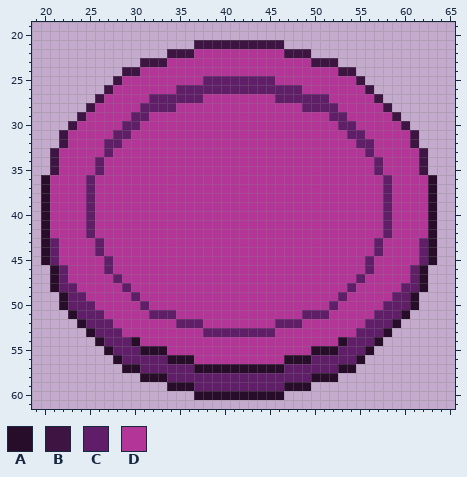
One commit to this sprite sheet: Images/start_item_4.png. Above: the version before the commit.
The file is 84x84 pixels. Shown: x 19..65, y 19..61.
Palette (. is transparent): A #280d2b  B #3d1442  C #5f1e67  D #b43598
Pixels before, first column x 20:
21 .................BBBBBBBBBB.................
22 ..............BBBDDDDDDDDDDBBB..............
23 ...........BBBDDDDDDDDDDDDDDDDBBB...........
24 .........BBDDDDDDDDDDDDDDDDDDDDDDBB.........
25 ........BDDDDDDDDDCCCCCCCCDDDDDDDDDB........
26 .......BDDDDDDDCCCCCCCCCCCCCCDDDDDDDB.......
27 ......BDDDDDCCCCCCDDDDDDDDCCCCCCDDDDDB......
28 .....BDDDDDCCCCDDDDDDDDDDDDDDCCCCDDDDDB.....
29 ....BDDDDDCCDDDDDDDDDDDDDDDDDDDDCCDDDDDB....
30 ...BDDDDDCCDDDDDDDDDDDDDDDDDDDDDDCCDDDDDB...
31 ..BDDDDDCCDDDDDDDDDDDDDDDDDDDDDDDDCCDDDDDB..
32 ..BDDDDCCDDDDDDDDDDDDDDDDDDDDDDDDDDCCDDDDB..
33 .BDDDDDCDDDDDDDDDDDDDDDDDDDDDDDDDDDDCDDDDDB.
34 .BDDDDCDDDDDDDDDDDDDDDDDDDDDDDDDDDDDDCDDDDB.
35 .BDDDDCDDDDDDDDDDDDDDDDDDDDDDDDDDDDDDCDDDDB.
36 ADDDDCDDDDDDDDDDDDDDDDDDDDDDDDDDDDDDDDCDDDDA
37 ADDDDCDDDDDDDDDDDDDDDDDDDDDDDDDDDDDDDDCDDDDA
38 ADDDDCDDDDDDDDDDDDDDDDDDDDDDDDDDDDDDDDCDDDDA
39 ADDDDCDDDDDDDDDDDDDDDDDDDDDDDDDDDDDDDDCDDDDA
40 ADDDDCDDDDDDDDDDDDDDDDDDDDDDDDDDDDDDDDCDDDDA
41 ADDDDCDDDDDDDDDDDDDDDDDDDDDDDDDDDDDDDDCDDDDA
42 ADDDDCDDDDDDDDDDDDDDDDDDDDDDDDDDDDDDDDCDDDDA
43 ACDDDDCDDDDDDDDDDDDDDDDDDDDDDDDDDDDDDCDDDDCA
44 ACDDDDCDDDDDDDDDDDDDDDDDDDDDDDDDDDDDDCDDDDCA
45 ACDDDDDCDDDDDDDDDDDDDDDDDDDDDDDDDDDDCDDDDDCA
46 .ACDDDDCDDDDDDDDDDDDDDDDDDDDDDDDDDDDCDDDDCA.
47 .ACDDDDDCDDDDDDDDDDDDDDDDDDDDDDDDDDCDDDDDCA.
48 .ACCDDDDDCDDDDDDDDDDDDDDDDDDDDDDDDCDDDDDCCA.
49 ..ACCDDDDDCDDDDDDDDDDDDDDDDDDDDDDCDDDDDCCA..
50 ..ACCCDDDDDCDDDDDDDDDDDDDDDDDDDDCDDDDDCCCA..
51 ...ACCCDDDDDCCCDDDDDDDDDDDDDDCCCDDDDDCCCA...
52 ....ACCCDDDDDDDCCCDDDDDDDDCCCDDDDDDDCCCA....
53 .....ACCCDDDDDDDDDCCCCCCCCDDDDDDDDDCCCA.....
54 ......ACCCADDDDDDDDDDDDDDDDDDDDDDACCCA......
55 .......ACCCAAADDDDDDDDDDDDDDDDAAACCCA.......
56 ........ACCCCCAAADDDDDDDDDDAAACCCCCA........
57 .........AACCCCCCAAAAAAAAAACCCCCCAA.........
58 ...........AAACCCCCCCCCCCCCCCCAAA...........
59 ..............AAACCCCCCCCCCAAA..............
60 .................AAAAAAAAAA.................
Once edited:
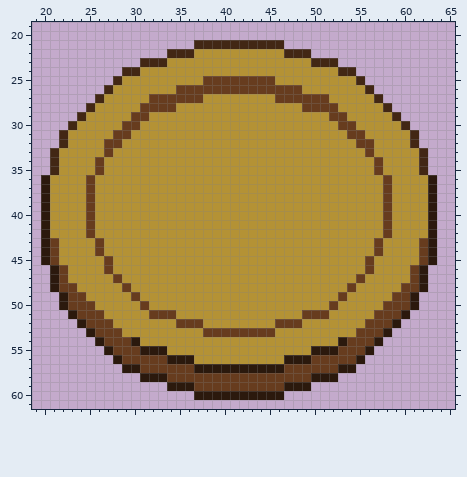
The exact change:
colour A: #280d2b -> #2b190d
colour B: #3d1442 -> #422714
colour C: #5f1e67 -> #673c1e
colour D: #b43598 -> #b49235
Boxes around the changes in both pictures, in picture pixels (x1, y1, x2, y2):
changed: (41, 40, 437, 400)
